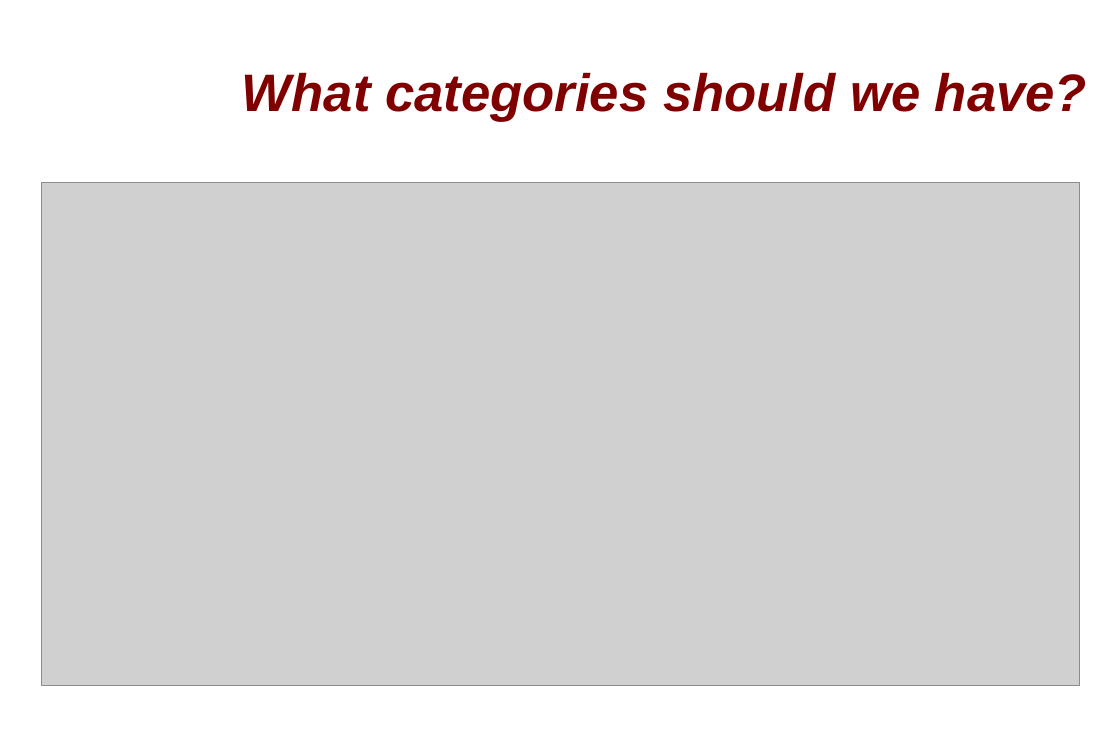
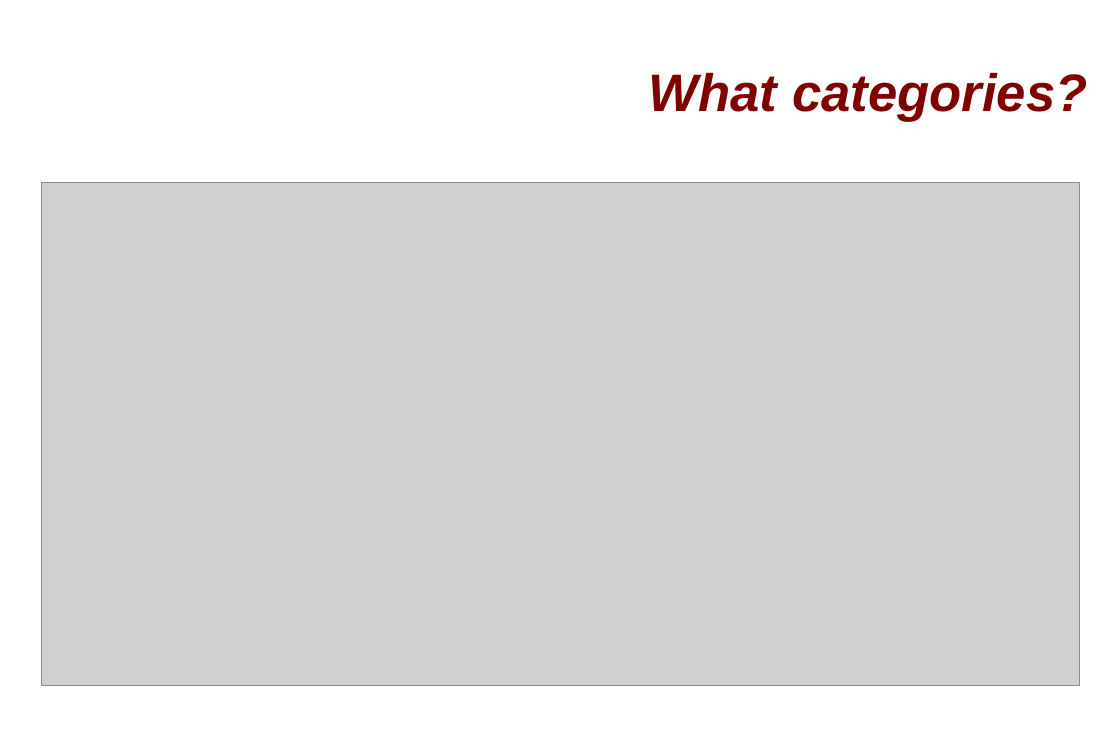
Before and after one commit to chylu/cs123-yelp-project, a slide deck: slide 2 of proposal_presentation.ppt. Drawn at 1120x747 pixels with LibreOffice and Linux fonts; fonts in the diff are those of the drawing; grey boxes stand for pictures; background and template pictures are left out. Boxes give left, top, right and bottom in pixels: in the first picture for what was removed or moved away, otherwise in the second. Text is boxed around its words. In the diff, an @@ line names an element or a change of style, - is before the commit and + after.

```diff
--- a/proposal_presentation.ppt
+++ b/proposal_presentation.ppt
@@ text at [649,72,1087,122]: text changed @@
-What categories should we have?
+What categories?
```
Also in this commit, not shown: 6 other slides changed, 1 slide added, 1 slide removed.
